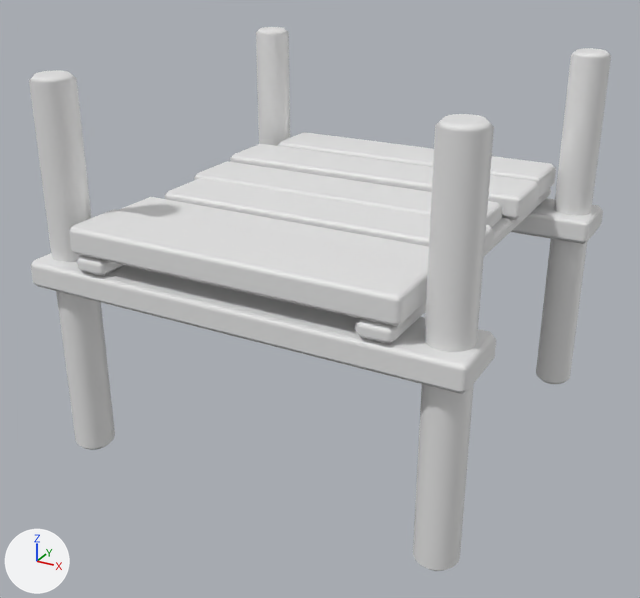
What one commit did to the FBX model CrashCourse/Assets/ART_Assets/Platforms/Small/M_Small_Medium_2.fbx.
One viewpoint serves both versions: a 50 mm camera at (82.64, 17.98, 2.71) aimed at (78.92, 24.74, -0.67). Every picture has the same lights, and +X, +Y and +Z are marked at lower left. The picture after the commit comes second. Where no turn or scale is listed for an object, it has been applied to the vertices.

The first picture shows 'M_Small_Medium_2'.
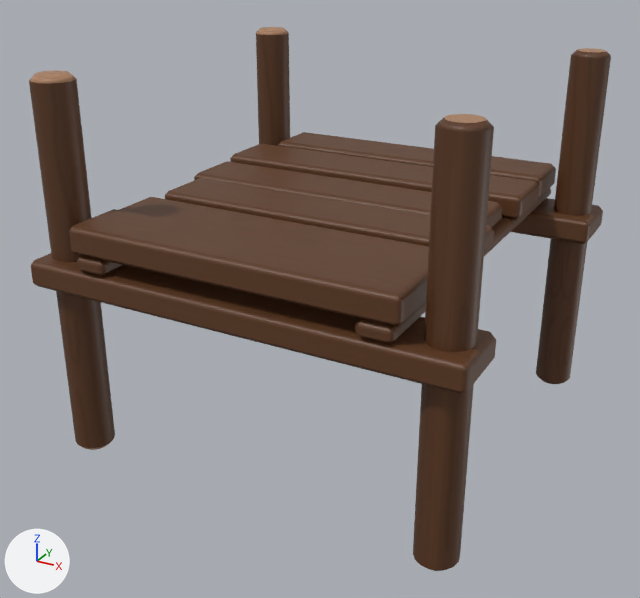
Location of each change, (x1, y1, x2, y2) in pixels of the pictures (640 x 598 px):
'M_Small_Medium_2', recoloured (white to brown)
    both: (29, 27, 611, 571)

Patch to the scene script:
```diff
--- a/CrashCourse/Assets/ART_Assets/Platforms/Small/M_Small_Medium_2.fbx.py
+++ b/CrashCourse/Assets/ART_Assets/Platforms/Small/M_Small_Medium_2.fbx.py
@@ img_row_1_uv_png @@
+img_row_1_uv_png = load_image('Row_1_UV.png', '../Textures/Row_1_UV.png', 1024, 1024, 'sRGB')
@@ mat_row_1 @@
+mat_row_1 = principled_material('Row_1')
+mat_row_1.texture = img_row_1_uv_png
@@ me_cube_712 @@
 me_cube_712.from_pydata(...)  # 496 vertices, 460 faces; spans x -1.94..2.05, y -1.96..2.04, z -2.17..1.31
+me_cube_712.materials.append(mat_row_1)  # picture img_row_1_uv_png
```
